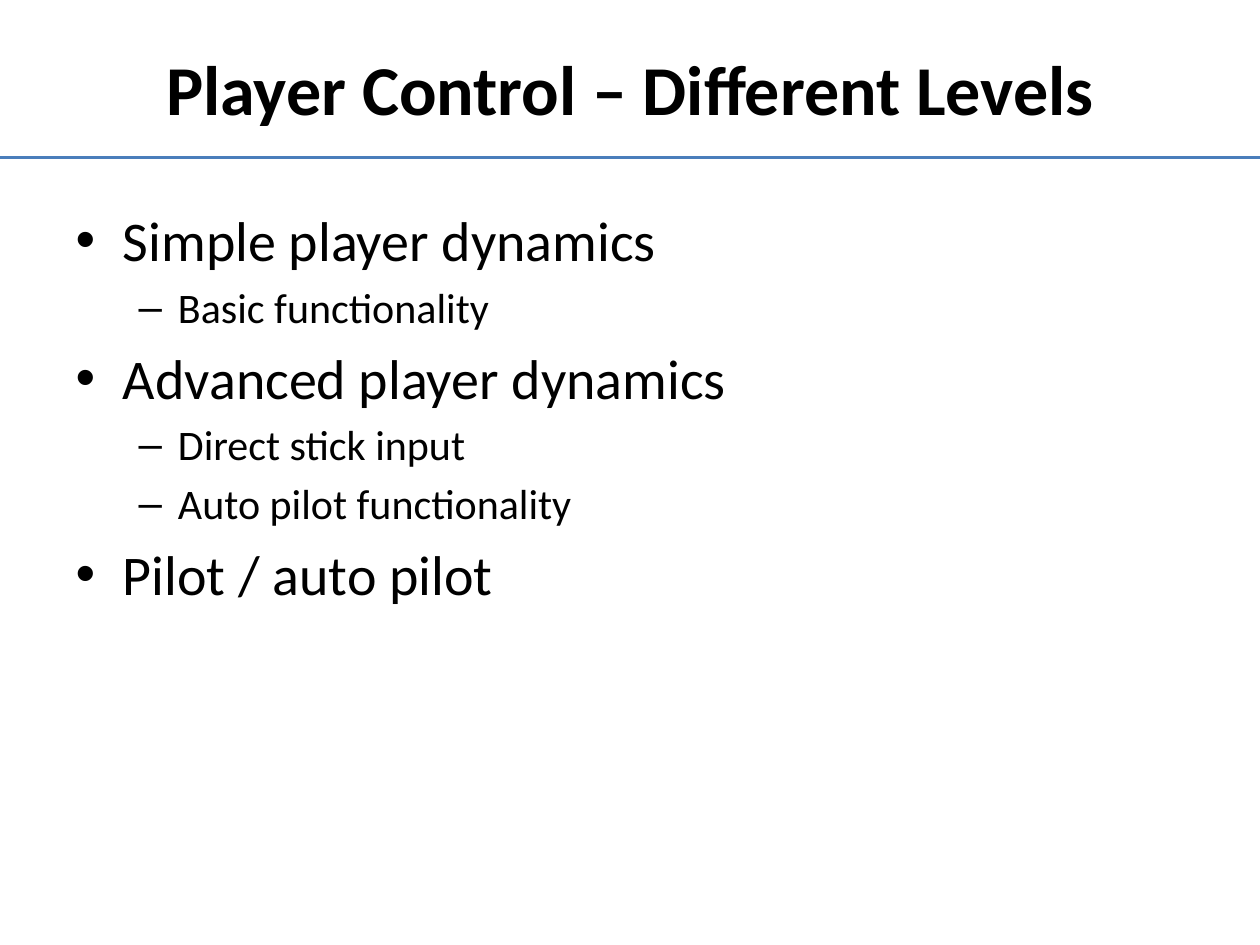
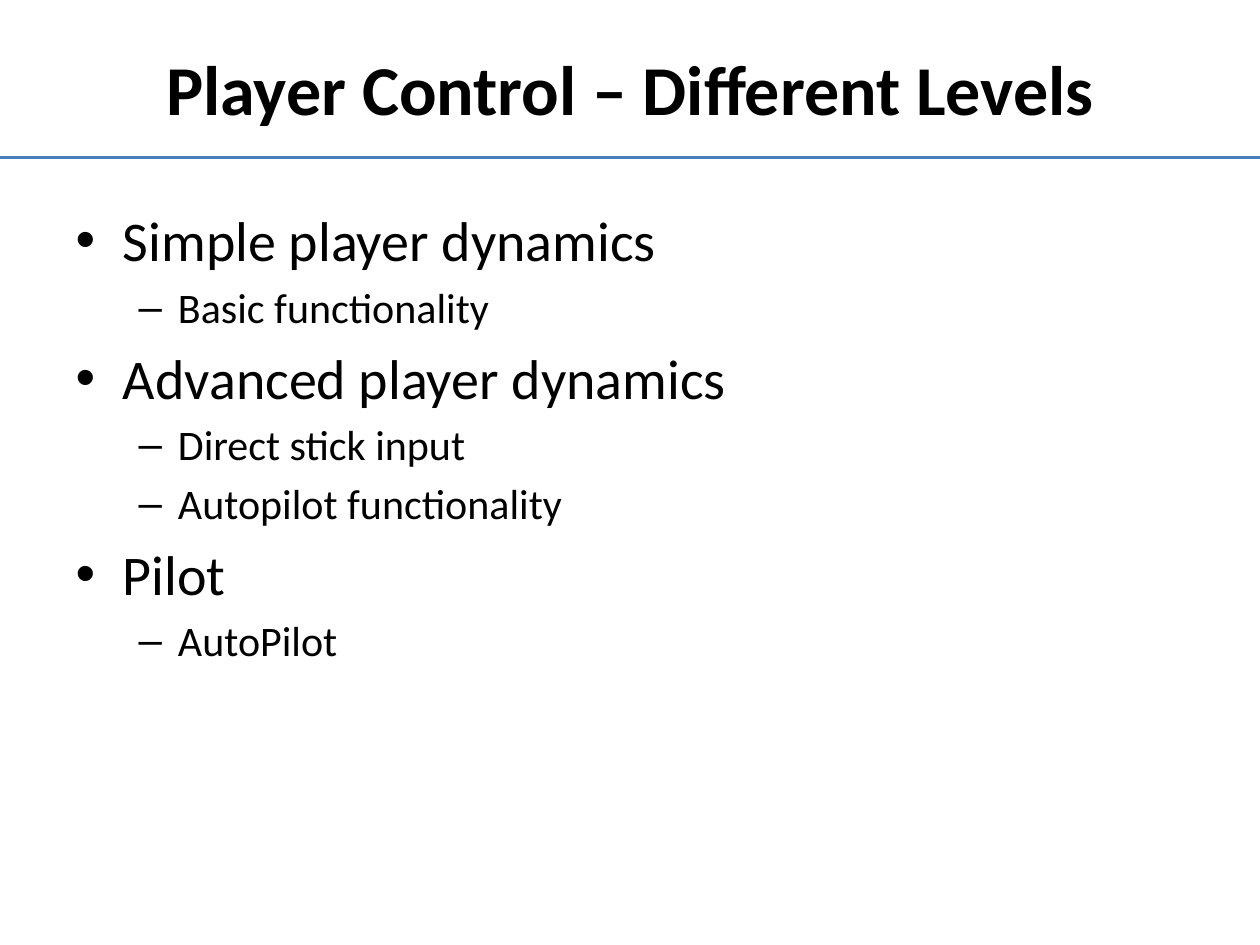
Before and after one commit to doughodson/OpenEaagles, a slide deck: slide 2 of doc/player-agent.pptx. Drawn at 1260x945 pixels with LibreOffice and Linux fonts; fonts in the diff are those of the drawing. Boxes give left, top, right and bottom in pixels: in the first picture for what was removed or moved away, otherwise in the second. Text is boxed around its words. In the diff, an @@ line names an element or a change of style, - is before the commit and + after.

```diff
--- a/doc/player-agent.pptx
+++ b/doc/player-agent.pptx
@@ text at (123,489,562,657): text changed @@
-  – Auto pilot functionality
-• Pilot / auto pilot
+  – Autopilot functionality
+• Pilot
+  – AutoPilot
```
Also in this commit, not shown: 10 other slides changed, 2 slides added, 1 slide removed.
